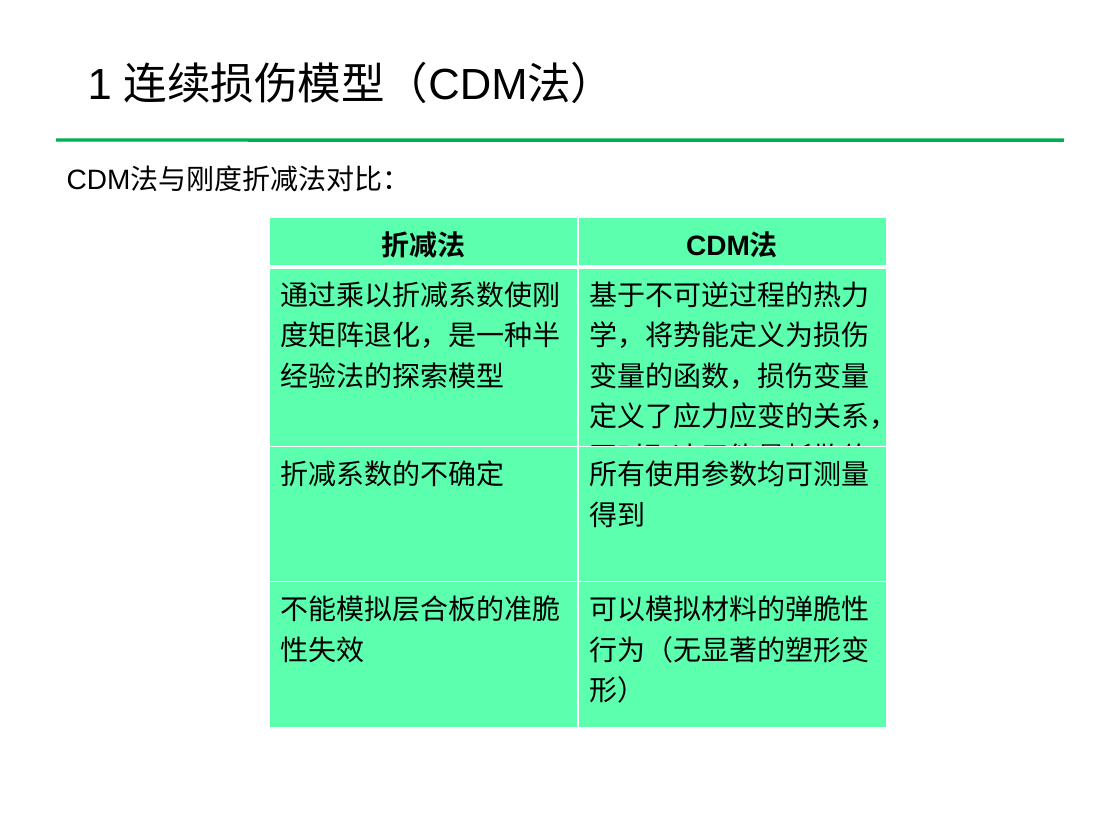
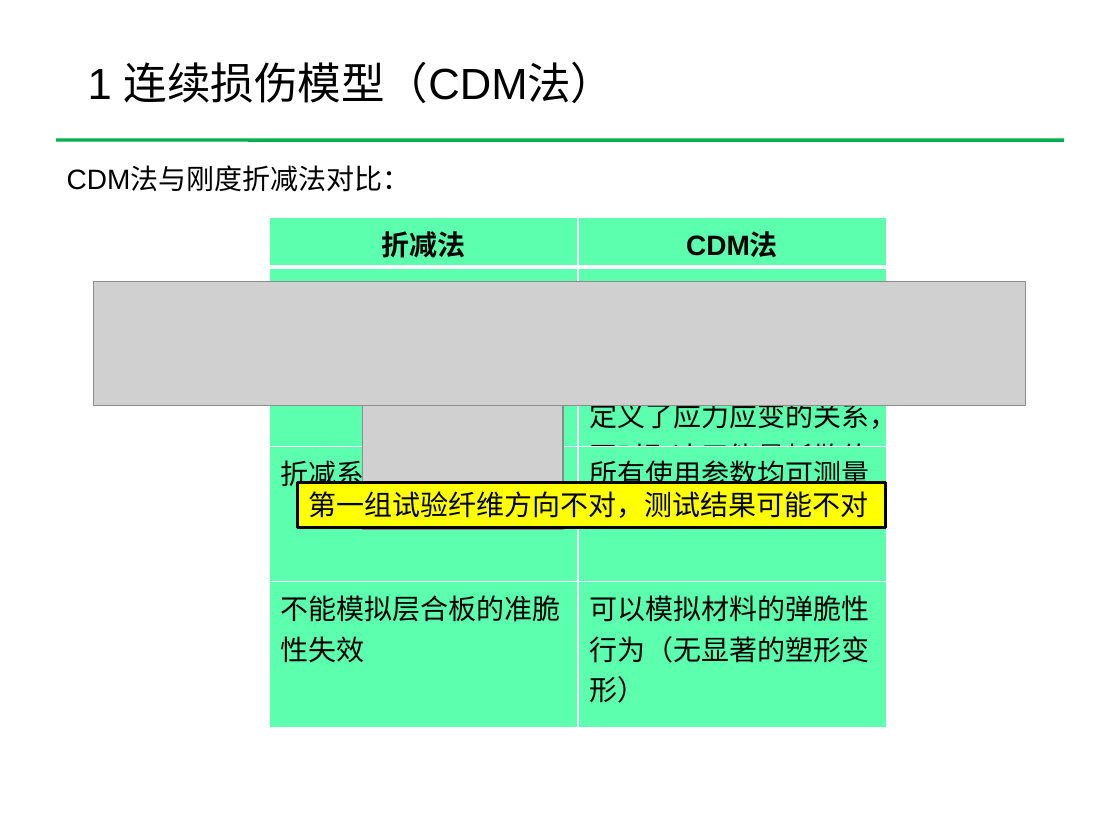
Before and after one commit to Chu2015/UMAThashinlinear4, a slide deck: slide 20 of 组会报告/组会20180110中文版.pptx. Drawn at 1120x840 pixels with LibreOffice and Linux fonts; fonts in the diff are those of the drawing; grey boxes stand for pictures; background and template pictures are left out. Boxes give left, top, right and bottom in pixels: in the first picture for what was removed or moved away, otherwise in the second. Text is boxed around its words. In the diff, an @@ line names an element or a change of style, - is before the commit and + after.

Commit message:
0度铺层xt=1067，exp退化结果

```diff
--- a/组会报告/组会20180110中文版.pptx
+++ b/组会报告/组会20180110中文版.pptx
@@ table: place and size @@
-table at bbox=[270, 217, 886, 840]
+table at bbox=[270, 217, 886, 728]
@@ picture added at bbox=[93, 281, 1025, 405] @@
@@ picture added at bbox=[363, 352, 563, 530] @@
@@ rectangle added at bbox=[298, 482, 886, 526], fill #FFFF00, outline #000000 2 pt, 18 pt, text #000000 @@
+第一组试验纤维方向不对，测试结果可能不对
```
Also in this commit, not shown: 1 other slide changed, 36 other files.
